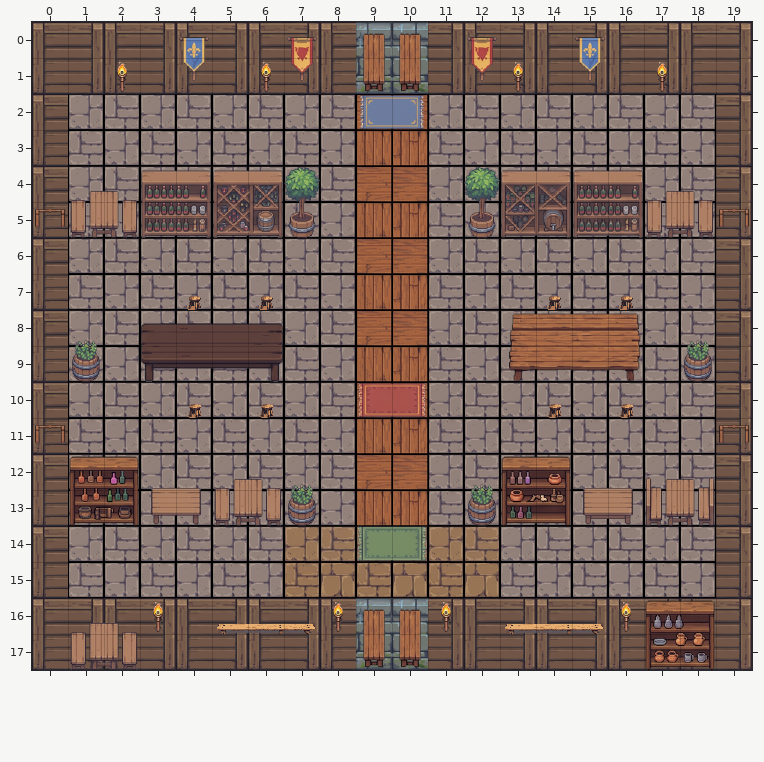
Tiled map (JSON), stored at apps/web/src/content/maps/hallway.tmj. That is the earlier state.
Cells are 48x48 px. Shown: x 0..19, y 0..17.
The same view after the edit:
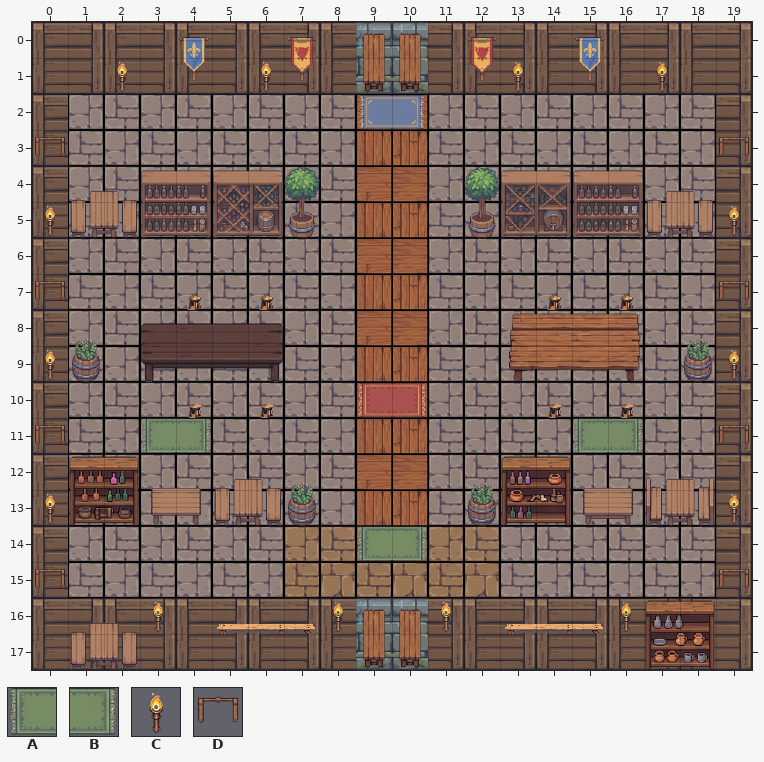
Key: from "medieval-tavern-b03": A 248, B 249; from "medieval-tavern-b05": C 140, D 172.
_ is an empty cell.
What changed:
Layer "structures":
The author put tile A in row 11 at x 3 and 15.
The author put tile B in row 11 at x 4 and 16.
Tile D becomes tile C in row 5 at x 0 and 19.
The author put tile C in row 9 at x 0 and 19; in row 13 at x 0 and 19.
The author put tile D in row 3 at x 0 and 19; in row 7 at x 0 and 19; in row 15 at x 0 and 19.
